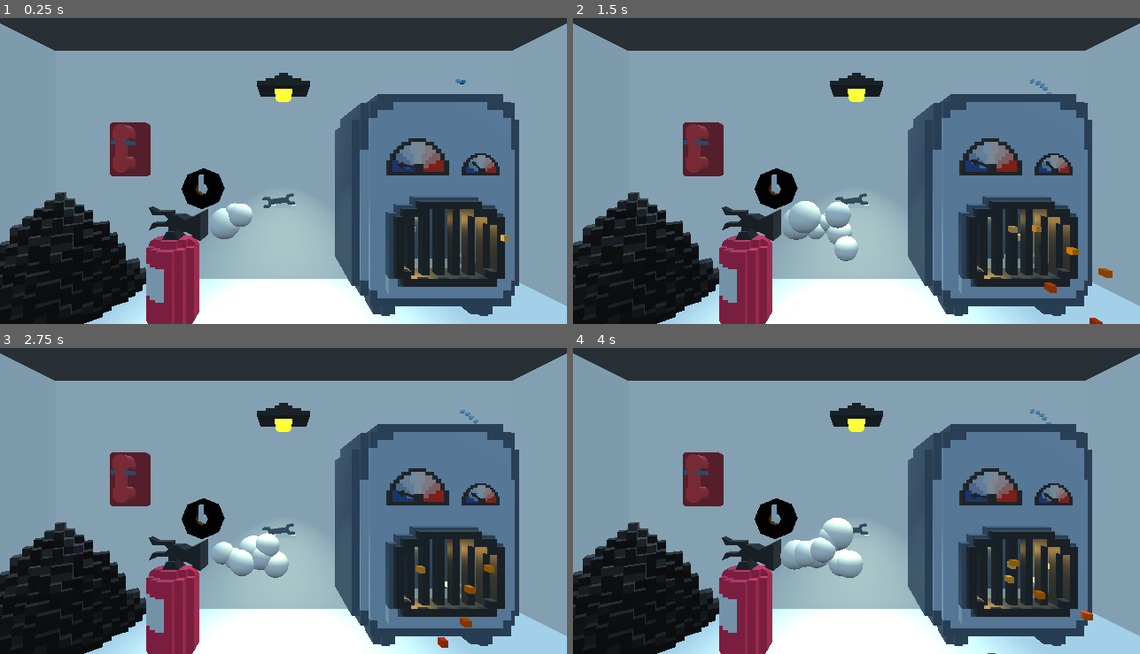
Above: before the commit, frames 1-4 (two rows, left to right).
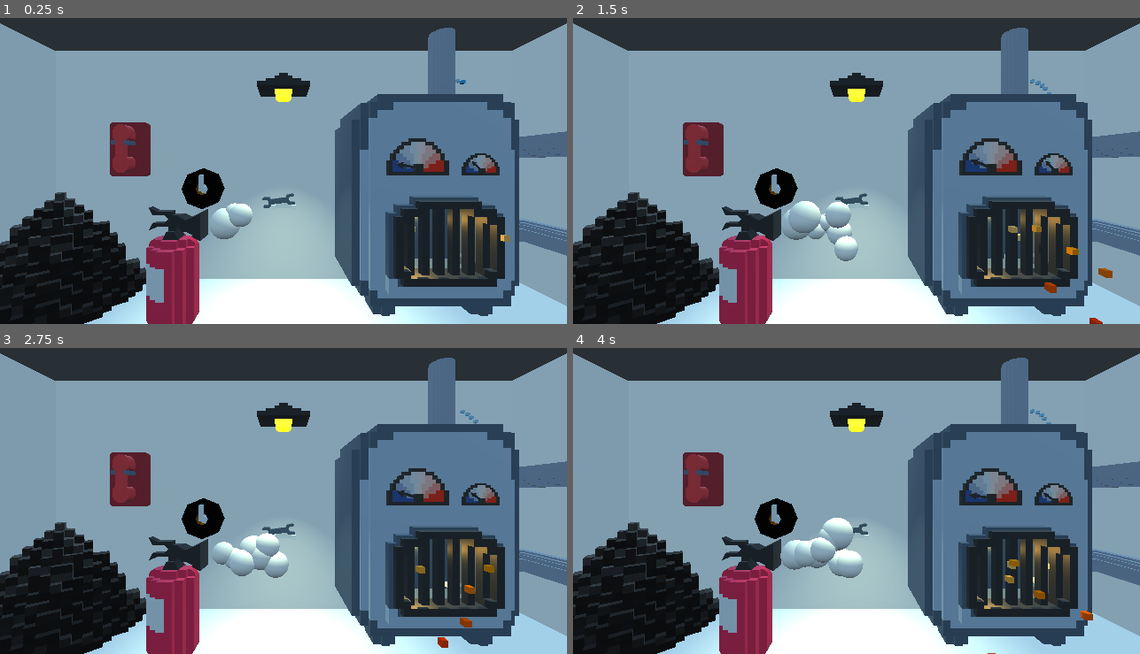
Above: after the commit, the same moments.

Repository: Teanan/ludumdare51
Game: Godot game, scene res://Levels/BoilerRoom.tscn
Two runs of this game, one before a commit and one after it. Both use one fixed random seed, a clock stepped at 60 frames per second and the inputs below. This scene is started directly instead of the project's main scene. Sound files missing from this copy of the repository are replaced by a short silence.
Inputs (mouse positions are in pixels of both pictures, inside the frame that each line leads up to):
- Up to frame 1 (0.25 s): no input
- Up to frame 2 (1.5 s): tap Enter at 0.5 s; move the mouse to (981, 149) at 0.52 s; hold D (Right) 0.53-1.28 s; click (981, 149) at 0.6 s; tap Space (Jump) at 0.77 s; move the mouse to (743, 180) at 1.27 s; hold S (Down) from 1.28 s (still down); click (743, 180) at 1.35 s
- Up to frame 3 (2.75 s): tap Space (Jump) at 1.52 s; move the mouse to (340, 424) at 2.02 s; release S (Down) at 2.03 s; hold D (Right) from 2.03 s (still down); click (340, 424) at 2.1 s
- Up to frame 4 (4 s): move the mouse to (828, 559) at 2.77 s; release D (Right) at 2.78 s; hold W (Up) 2.78-3.53 s; click (828, 559) at 2.85 s; tap Space (Jump) at 3.02, 3.77 s; move the mouse to (1026, 543) at 3.52 s; hold A (Left) from 3.53 s (still down); click (1026, 543) at 3.6 s

The runs differ from the first frame. In frame 1, 2.2% of the frame differs, in the area x 75-100%, y 3-78%; in frame 2, 2.2%; in frame 3, 2.2%; in frame 4, 2.2%.

Commit message:
add pipe systems

Diff:
--- a/Levels/BoilerRoom.tscn
+++ b/Levels/BoilerRoom.tscn
@@ -11,6 +11,8 @@
 [ext_resource path="res://Levels/BoilerRoom.gd" type="Script" id=9]
 [ext_resource path="res://Objects/LightPlafonnier.tscn" type="PackedScene" id=10]
 [ext_resource path="res://Objects/CoalPile.tscn" type="PackedScene" id=11]
+[ext_resource path="res://Objects/Pipe/AngledPipe.tscn" type="PackedScene" id=12]
+[ext_resource path="res://Objects/Pipe/StraightPipe.tscn" type="PackedScene" id=13]
 
 [sub_resource type="PlaneMesh" id=1]
 size = Vector2( 6, 6 )
@@ -79,5 +81,36 @@
 [node name="LightPlafonnier" parent="." instance=ExtResource( 10 )]
 transform = Transform( 1, 0, 0, 0, 1, 0, 0, 0, 1, 0, 2.29229, -2.20365 )
 
+[node name="PipeSystem" type="Spatial" parent="."]
+
+[node name="Low" type="Spatial" parent="PipeSystem"]
+transform = Transform( -4.37114e-08, -1, -4.37114e-08, 0, -4.37114e-08, 1, -1, 4.37114e-08, 1.91069e-15, 2.75, 0.75, -0.5 )
+
+[node name="AngledPipe" parent="PipeSystem/Low" instance=ExtResource( 12 )]
+transform = Transform( 1, 0, 0, 0, 1, 0, 0, 0, 1, 1.9, 0, 0 )
+
+[node name="StraightPipe" parent="PipeSystem/Low" instance=ExtResource( 13 )]
+transform = Transform( 12, 0, 0, 0, 1, 0, 0, 0, 1, 0, 0, 0 )
+
+[node name="StraightPipe2" parent="PipeSystem/Low" instance=ExtResource( 13 )]
+transform = Transform( -5.68248e-08, -1, 7.30144e-30, 1.3, -4.37114e-08, -1.67037e-22, 2.17149e-22, -7.52316e-37, 1, 2.14, 0.2, 0 )
+
+[node name="Mid" type="Spatial" parent="PipeSystem"]
+transform = Transform( -4.37114e-08, -1, -4.37114e-08, 0, -4.37114e-08, 1, -1, 4.37114e-08, 1.91069e-15, 2.75, 1.7, -0.5 )
+
+[node name="AngledPipe" parent="PipeSystem/Mid" instance=ExtResource( 12 )]
+transform = Transform( 1, 0, 0, 0, 1, 0, 0, 0, 1, 1.9, 0, 0 )
+
+[node name="StraightPipe" parent="PipeSystem/Mid" instance=ExtResource( 13 )]
+transform = Transform( 12, 0, 0, 0, 1, 0, 0, 0, 1, 0, 0, 0 )
+
+[node name="StraightPipe2" parent="PipeSystem/Mid" instance=ExtResource( 13 )]
+transform = Transform( -5.68248e-08, -1, 7.30144e-30, 1.3, -4.37114e-08, -1.67037e-22, 2.17149e-22, -7.52316e-37, 1, 2.14, 0.2, 0 )
+
+[node name="Top" type="Spatial" parent="PipeSystem"]
+
+[node name="StraightPipe" parent="PipeSystem/Top" instance=ExtResource( 13 )]
+transform = Transform( -3.0598e-07, -1, 0, 7, -4.37114e-08, 0, 0, 0, 1, 1.8, 2.1, -2.6 )
+
 [connection signal="select" from="Wrench" to="." method="_on_tool_select"]
 [connection signal="select" from="Extinguisher" to="." method="_on_tool_select"]
--- /dev/null
+++ b/Objects/Pipe/AngledPipe.tscn
@@ -0,0 +1,8 @@
+[gd_scene load_steps=2 format=2]
+
+[ext_resource path="res://Assets/Models/Pipe/tuyau_coude.glb" type="PackedScene" id=1]
+
+[node name="AngledPipe" type="Spatial"]
+
+[node name="tuyau_coude" parent="." instance=ExtResource( 1 )]
+transform = Transform( 0.02, 0, 0, 0, 0.02, 0, 0, 0, 0.02, 0.16, 0.08, 0 )
--- /dev/null
+++ b/Objects/Pipe/StraightPipe.tscn
@@ -0,0 +1,8 @@
+[gd_scene load_steps=2 format=2]
+
+[ext_resource path="res://Assets/Models/Pipe/tuyau_basic.glb" type="PackedScene" id=1]
+
+[node name="StraightPipe" type="Spatial"]
+
+[node name="tuyau_basic" parent="." instance=ExtResource( 1 )]
+transform = Transform( 0.02, 0, 0, 0, 0.02, 0, 0, 0, 0.02, 0.08, 0, 0 )
Not shown: 1 places in Levels/BoilerRoom.tscn that only renumber resources
